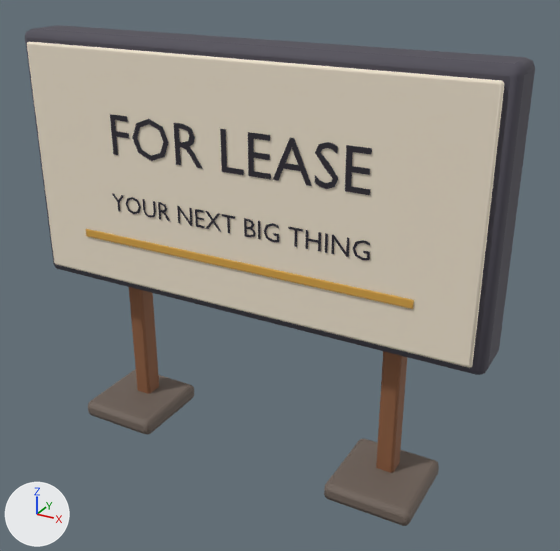
A saved change to the glTF model public/models/era_lease_billboard.glb.
Rendered twice from a 50 mm camera at (2.54, -4.2, 3.54) aimed at (0.2, 0.05, 1.42). The lights are fixed; the arrows at lower left show +X, +Y and +Z. The picture after the commit comes second. Vertices at exactly the same position are counted once.

In view in the first picture: 'era_lease_billboard'.
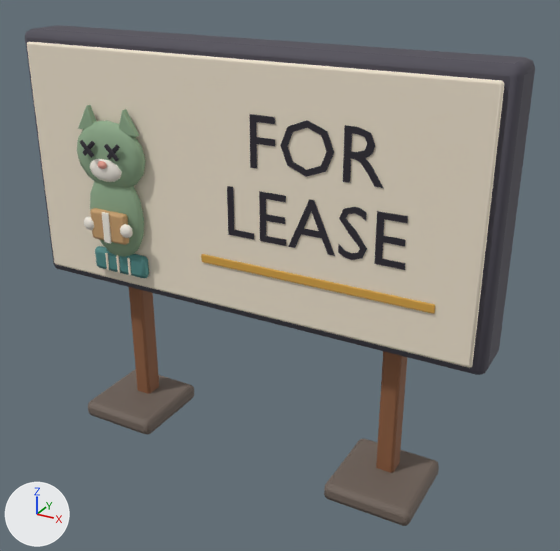
Changed parts and their boxes [x1, y1, x2, y2] in the pictures (560 x 551 px; the box of a moved part takes in the faces that stretch with it):
part 1 of me_era_lease_billboard, added: after [77, 120, 146, 188]
part 2 of me_era_lease_billboard, added: after [90, 181, 144, 257]
part 3 of me_era_lease_billboard, added: after [84, 217, 94, 230]
part 4 of me_era_lease_billboard, added: after [90, 159, 122, 182]
part 5 of me_era_lease_billboard, added: after [120, 224, 133, 238]
part 6 of me_era_lease_billboard, added: after [97, 161, 107, 169]
part 7 of me_era_lease_billboard, added (orange): after [90, 208, 129, 245]
part 8 of me_era_lease_billboard, moved or reshaped: before [220, 129, 244, 175]; after [227, 186, 254, 240]
part 9 of me_era_lease_billboard, moved or reshaped: before [110, 114, 129, 155]; after [249, 114, 275, 168]
part 10 of me_era_lease_billboard, moved or reshaped: before [248, 132, 271, 180]; after [259, 191, 286, 246]
part 11 of me_era_lease_billboard, moved or reshaped: before [132, 119, 168, 161]; after [280, 120, 334, 177]
part 12 of me_era_lease_billboard, moved or reshaped: before [273, 138, 312, 186]; after [288, 199, 335, 256]
part 13 of me_era_lease_billboard, moved or reshaped: before [315, 142, 338, 189]; after [338, 207, 367, 260]
part 14 of me_era_lease_billboard, moved or reshaped: before [174, 123, 203, 169]; after [343, 125, 383, 188]
part 15 of me_era_lease_billboard, moved or reshaped: before [345, 145, 372, 195]; after [374, 211, 408, 270]
part 16 of me_era_lease_billboard, rebuilt (29% narrower, 25% shorter): before [86, 229, 414, 309]; after [201, 254, 435, 314]
part 17 of me_era_lease_billboard, deleted: before [112, 193, 370, 260]
part 18 of me_era_lease_billboard, added: after [78, 105, 149, 278]

The change, as a list of edits to the scene's bpy script:
```text
Change me_era_lease_billboard:
    remove me_era_lease_billboard.from_pydata(...)  # 698 vertices, 1004 faces; spans x -0.65..2.75, y -0.32..0.32, z -0.06..2.88
    add me_era_lease_billboard.from_pydata(...)  # 1202 vertices, 2181 faces; spans x -0.65..2.75, y -0.39..0.32, z -0.06..2.88
    me_era_lease_billboard part 1: a new loose piece, a UV sphere (14 segments, 8 rings, poles along z) spanning x -0.15..0.41, y -0.34..-0.19, z 1.88..2.36, in mat_pal_fabric_sage (greyish green #8eab8a)
    me_era_lease_billboard part 2: a new loose piece, a UV sphere (12 segments, 8 rings, poles along z) spanning x -0.11..0.37, y -0.33..-0.19, z 1.38..2.01, in mat_pal_fabric_sage (greyish green #8eab8a)
    me_era_lease_billboard part 3: a new loose piece, a UV sphere (8 segments, 5 rings, poles along z) spanning x -0.082..0.022, y -0.386..-0.328, z 1.585..1.685, in mat_pal_paper_sheet (white #f7f1e6)
    me_era_lease_billboard part 4: a new loose piece, a UV sphere (12 segments, 6 rings, poles along z) spanning x -0.01..0.27, y -0.357..-0.297, z 1.95..2.12, in mat_pal_paper_sheet (white #f7f1e6)
    me_era_lease_billboard part 5: a new loose piece, a UV sphere (8 segments, 5 rings, poles along z) spanning x 0.238..0.342, y -0.386..-0.328, z 1.585..1.685, in mat_pal_paper_sheet (white #f7f1e6)
    me_era_lease_billboard part 6: a new loose piece, a UV sphere (8 segments, 4 rings, poles along z) spanning x 0.09..0.17, y -0.377..-0.337, z 2.047..2.103, in mat_pal_blush (pink #eea596)
    me_era_lease_billboard part 7: the loose piece of 56 vertices spanning x -0.65..2.75, y -0.18..0.18, z 1.08..2.88 is copied, and the copy is scaled about its middle by (0.0824, 0.123, 0.112), then moved by (-0.92, -0.34, -0.35), in mat_pal_cardboard (orange #c9a06e); it spans x -0.02..0.28, y -0.37..-0.31, z 1.52..1.75
    me_era_lease_billboard part 8: the loose piece of 6 vertices spanning x 0.99..1.15, y -0.23, z 2.11..2.39 is scaled about its middle by (1.2, 1, 1.2), then moved by (0.05, 0.0, -0.39)
    me_era_lease_billboard part 9: the loose piece of 10 vertices spanning x 0.12..0.27, y -0.23, z 2.11..2.39 is scaled about its middle by (1.2, 1, 1.2), then moved by (1.09, 0.0, 0.08)
    me_era_lease_billboard part 10: the loose piece of 12 vertices spanning x 1.19..1.35, y -0.23, z 2.11..2.39 is scaled about its middle by (1.2, 1, 1.2), then moved by (0.09, 0.0, -0.39)
    me_era_lease_billboard part 11: the loose piece of 16 vertices spanning x 0.3..0.59, y -0.23, z 2.11..2.39 is scaled about its middle by (1.2, 1, 1.2), then moved by (1.14, 0.0, 0.08)
    me_era_lease_billboard part 12: the loose piece of 11 vertices spanning x 1.36..1.62, y -0.23, z 2.11..2.39 is scaled about its middle by (1.2, 1, 1.2), then moved by (0.14, 0.0, -0.39)
    me_era_lease_billboard part 13: the loose piece of 22 vertices spanning x 1.64..1.8, y -0.23, z 2.11..2.39 is scaled about its middle by (1.2, 1, 1.2), then moved by (0.18, 0.0, -0.39)
    me_era_lease_billboard part 14: the loose piece of 24 vertices spanning x 0.64..0.85, y -0.23, z 2.11..2.39 is scaled about its middle by (1.2, 1, 1.2), then moved by (1.2, 0.0, 0.08)
    me_era_lease_billboard part 15: the loose piece of 12 vertices spanning x 1.84..2.0, y -0.23, z 2.11..2.39 is scaled about its middle by (1.2, 1, 1.2), then moved by (0.22, 0.0, -0.39)
    me_era_lease_billboard part 16: the loose piece of 44 vertices spanning x -0.2..2.3, y -0.23..-0.22, z 1.46..1.52 is rebuilt with 47 vertices and now spans x 0.81..2.43, y -0.23..-0.22, z 1.46..1.52
    me_era_lease_billboard part 17: 16 loose pieces with 217 vertices, spanning x 0.08..2.01, y -0.23, z 1.71..1.84, are deleted
    me_era_lease_billboard part 18: 320 vertices added at x -0.12..0.38, y -0.38..-0.21, z 1.25..2.44
    add me_era_lease_billboard.materials.append(mat_pal_fabric_teal)  # cyan #4f8a87
    add me_era_lease_billboard.materials.append(mat_pal_fabric_sage)  # greyish green #8eab8a
    add me_era_lease_billboard.materials.append(mat_pal_paper_sheet)  # white #f7f1e6
    add me_era_lease_billboard.materials.append(mat_pal_blush)  # pink #eea596
    add me_era_lease_billboard.materials.append(mat_pal_cardboard)  # orange #c9a06e
```
